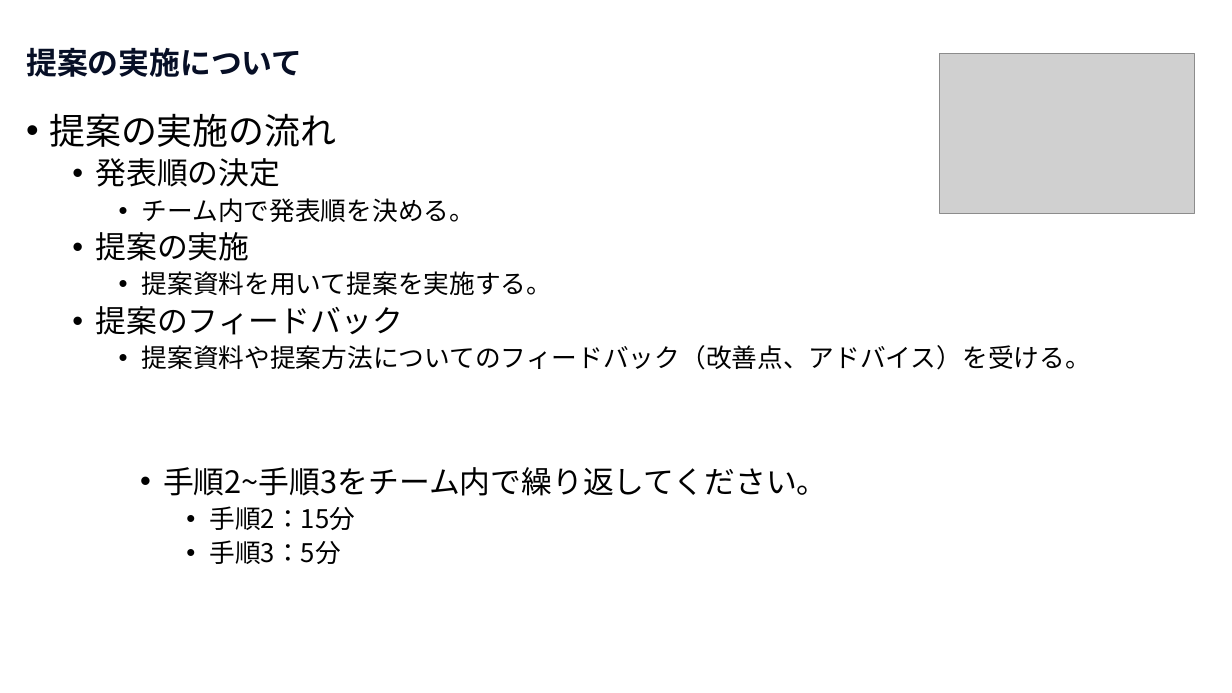
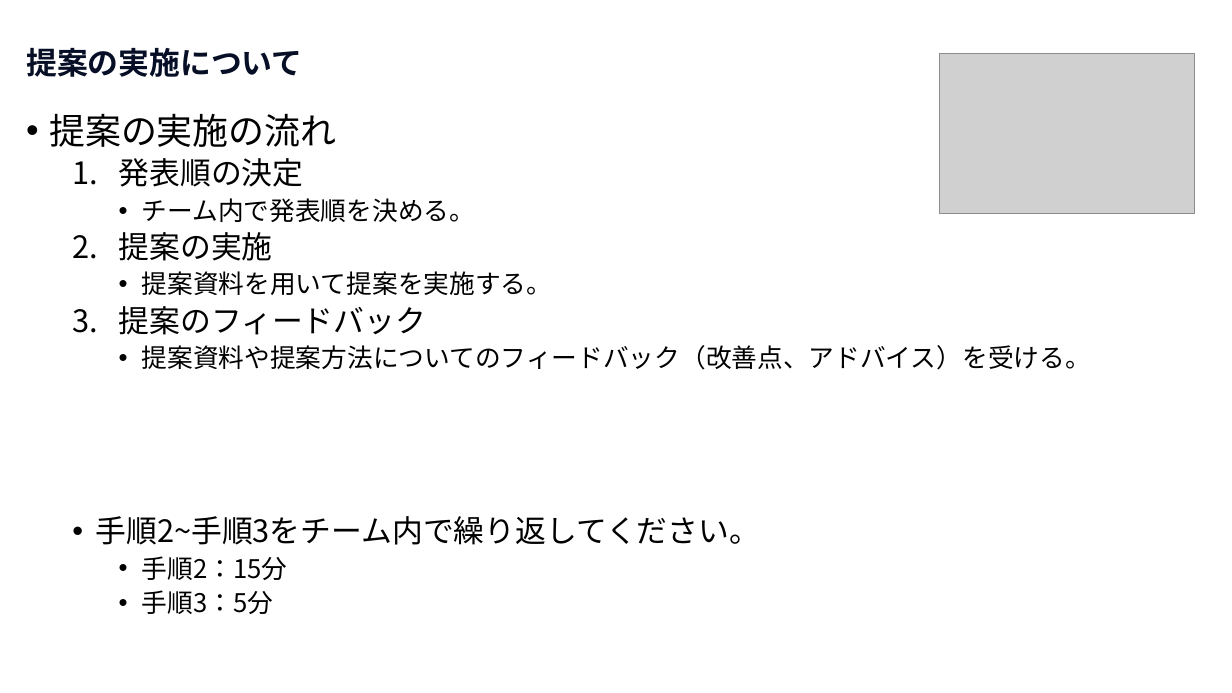
Before and after one commit to nishida2073/ai_navive, a slide deck: slide 5 of 00_オリエンテーション/【AI Native研修-提案研修】研修の概要.pptx. Drawn at 1232x693 pixels with LibreOffice and Linux fonts; fonts in the diff are those of the drawing; grey boxes stand for pictures. Boxes give left, top, right and bottom in pixels: in the first picture for what was removed or moved away, otherwise in the second. Text is boxed around its words. In the diff, an @@ line names an element or a change of style, - is before the commit and + after.

```diff
--- a/00_オリエンテーション/【AI Native研修-提案研修】研修の概要.pptx
+++ b/00_オリエンテーション/【AI Native研修-提案研修】研修の概要.pptx
@@ text at <box>119,158,426,335</box>: bullet • to 1. @@
@@ text "手順2~手順3をチーム内で繰り返してください。": place and size @@
-text "手順2~手順3をチーム内で繰り返してください。" at <box>163,467,828,564</box>
+text "手順2~手順3をチーム内で繰り返してください。" at <box>95,516,760,614</box>
```
Also in this commit, not shown: 2 other slides changed, 2 other files.
